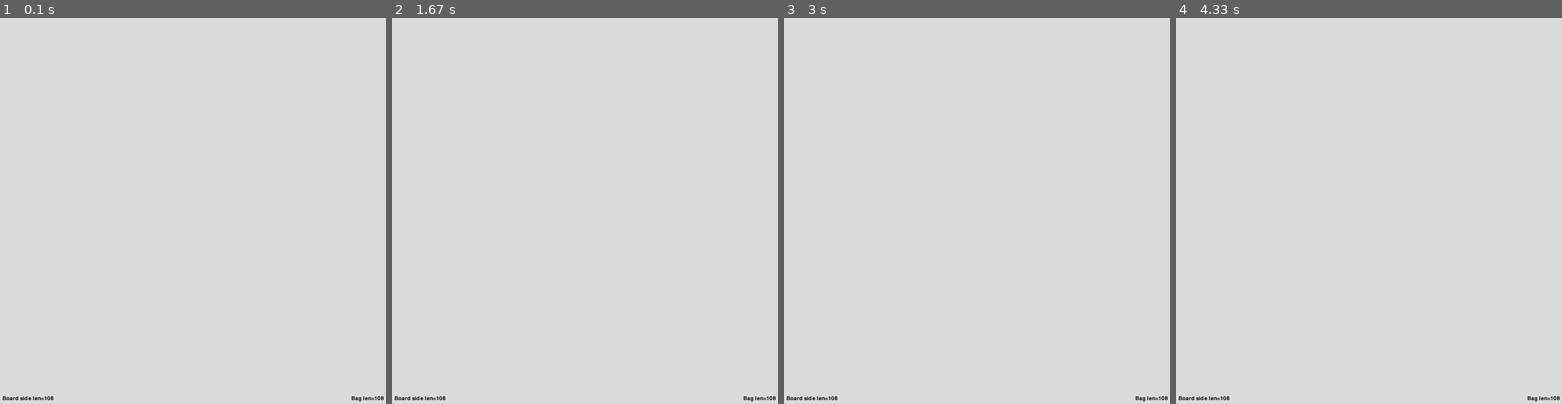
Above: before the commit, frames 1-4 (left to right).
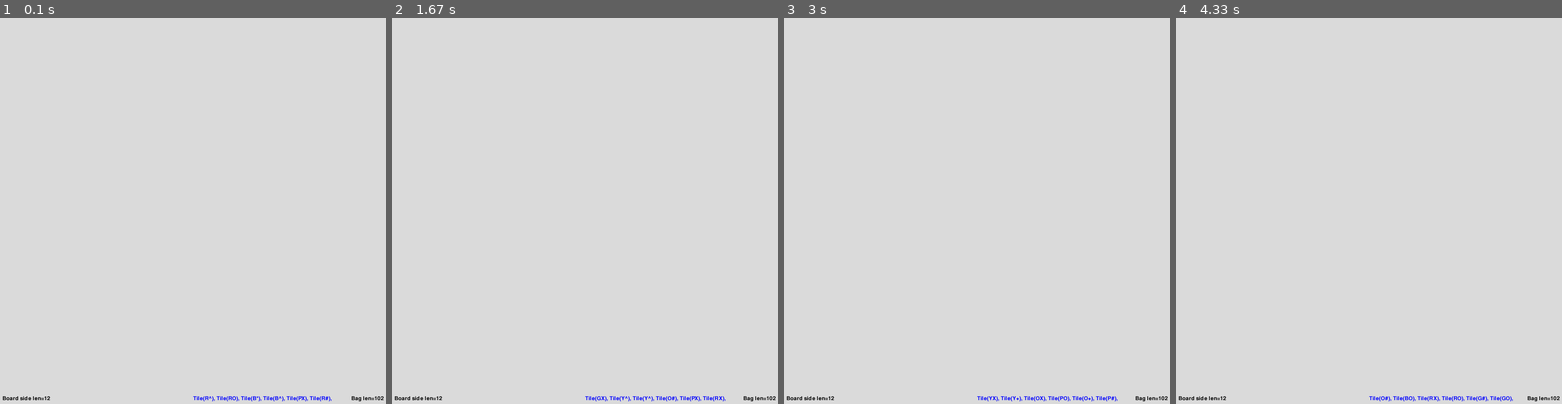
Above: after the commit, the same moments.

Repository: klmcwhirter/qwirkle
Game: pygame game, started from qwirkle/__main__.py
The game is run twice, just before and just after one commit, with the same random seed, the same clock (stepped at 60 frames per second) and the same inputs.
Inputs:
- Up to frame 1 (0.1 s): no input
- Up to frame 2 (1.67 s): tap Space at 0.33, 0.73, 1.03, 1.23, 1.57 s
- Up to frame 3 (3 s): tap Space at 1.87, 2.07, 2.37, 2.63, 2.97 s
- Up to frame 4 (4.33 s): tap Space at 3.27, 3.4, 3.8, 4.1 s

The runs differ from the first frame. In frame 1, 0.2% of the frame differs, in the area x 12-100%, y 98-100%; in frame 2, 0.2%; in frame 3, 0.2%; in frame 4, 0.2%.

Commit message:
Introduce Hand concept and HandDisplayAdapter

Diff:
--- a/qwirkle/config.py
+++ b/qwirkle/config.py
@@ -26,16 +26,27 @@
         {'name': 'blue',   'alias': 'blue',    'code': 'B'},
         {'name': 'purple', 'alias': 'purple',  'code': 'P'},
     ],
+    'hand': {
+        'tiles': 6,
+
+        'font_size': 32,
+        'font_color': 'blue',
+        'padx': 10,
+        'pady': 10,
+    },
     'screen': {
         'width': 1600,
         'height': 1600,
         'bg_color': 'gainsboro',
     },
     'tile': {
-        'color': 'gray',
-        'palette': {
-        },
-        'thickness': 10,
+        'border_color': 'gray',
+        'border_thickness': 3,
+
+        'font_size': 32,
+        'font_color': 'gray',
+        'padx': 10,
+        'pady': 10,
     },
     'title': 'Qwirkle for Two',
 }
--- a/qwirkle/gui/__init__.py
+++ b/qwirkle/gui/__init__.py
@@ -2,7 +2,7 @@
 
 from typing import Callable
 
-from .pygamece_adapter import pygame_ce_display_adapter
+from .pygame_ce.display_adapter import pygame_ce_display_adapter
 
 # point of extension later - at that point dynamically determine the DisplayAdapter to use
 type DisplayAdapter = Callable[[], None]
--- a/qwirkle/gui/pygamece_bag_adapter.py
+++ b/qwirkle/gui/pygame_ce/bag_adapter.py
@@ -24,7 +24,7 @@
         self.screen_width = self.bag.config['screen']['width']
         self.screen_height = self.bag.config['screen']['height']
 
-    def draw(self, screen: pg.Surface) -> None:
+    def draw(self, screen: pg.Surface, **_kwargs) -> None:
         surf = self.font.render(f'Bag len={len(self.bag)}', True, self.font_color)
         rect = surf.get_rect()
 
--- a/qwirkle/gui/pygamece_board_adapter.py
+++ b/qwirkle/gui/pygame_ce/board_adapter.py
@@ -6,6 +6,7 @@
 import pygame as pg
 
 from qwirkle.gui.component_display_adapter import ComponentDisplayAdapter
+from qwirkle.gui.pygame_ce.tile_adapter import pygame_ce_tile_adapter
 from qwirkle.logic.board import Board
 
 
@@ -13,6 +14,8 @@
     def __init__(self, board: Board) -> None:
         self.board = board
         logging.debug(f'Board side len={len(self.board)}')
+
+        self.tile_adapter = pygame_ce_tile_adapter(**self.board.config)
 
         board_config = self.board.config['board']
         self.font = pg.font.Font(None, board_config['font_size'])
@@ -24,13 +27,22 @@
         self.screen_width = self.board.config['screen']['width']
         self.screen_height = self.board.config['screen']['height']
 
-    def draw(self, screen: pg.Surface) -> None:
+    def draw_status(self, screen: pg.Surface, **_kwargs) -> None:
         surf = self.font.render(f'Board side len={len(self.board)}', True, self.font_color)
         rect = surf.get_rect()
 
         rect.bottomleft = (self.padx, self.screen_height - self.pady)
         screen.blit(surf, rect)
 
+    def draw_tiles(self, screen: pg.Surface, **_kwargs) -> None:
+        for row in self.board:
+            for tile in row:
+                self.tile_adapter.draw(screen, tile=tile)
+
+    def draw(self, screen: pg.Surface, **_kwargs) -> None:
+        # self.draw_tiles(screen)
+        self.draw_status(screen)
+
 
 def pygame_ce_board_adapter(board: Board) -> ComponentDisplayAdapter:
     return BoardDisplayAdapter(board=board)
--- a/qwirkle/gui/pygamece_adapter.py
+++ b/qwirkle/gui/pygame_ce/display_adapter.py
@@ -5,10 +5,11 @@
 
 import pygame as pg
 
-from qwirkle.gui.pygamece_bag_adapter import pygame_ce_bag_adapter
-from qwirkle.gui.pygamece_board_adapter import pygame_ce_board_adapter
+from qwirkle.gui.pygame_ce.bag_adapter import pygame_ce_bag_adapter
+from qwirkle.gui.pygame_ce.board_adapter import pygame_ce_board_adapter
+from qwirkle.gui.pygame_ce.hand_adapter import pygame_ce_hand_adapter
 from qwirkle.logic.board import Board
-from qwirkle.logic.models import Bag
+from qwirkle.logic.models import Bag, Hand
 
 # initialize pygame
 pg.init()
@@ -21,7 +22,7 @@
 
 class Game:
     def __init__(self) -> None:
-        from ..config import settings
+        from ...config import settings
 
         self.config = settings
         logging.debug(pformat(self.config, sort_dicts=False))
@@ -32,12 +33,6 @@
         self._set_window_title()
         self.screen = pg.display.set_mode((self.width, self.height))
 
-        self.bag = Bag(**self.config)
-        self.bag_adapter = pygame_ce_bag_adapter(self.bag)
-
-        self.board = Board(**self.config)
-        self.board_adapter = pygame_ce_board_adapter(self.bag)
-
     def _set_window_title(self, addon: str | None = None) -> None:
         msg = self.config['title'] if addon is None else f'{self.config['title']} - {addon}'
         pg.display.set_caption(msg)
@@ -47,13 +42,25 @@
         self.screen.fill(self.config['screen']['bg_color'])
         self.bag_adapter.draw(screen=self.screen)
         self.board_adapter.draw(screen=self.screen)
+        self.draw_hands(screen=self.screen)
+
+    def draw_hands(self, screen: pg.Surface, **_kwargs) -> None:
+        for hand in self.hands:
+            self.hand_adapter.draw(screen, hand=hand)
+
+    def reset(self) -> None:
+        self.bag = Bag(**self.config)
+        self.bag_adapter = pygame_ce_bag_adapter(self.bag)
+
+        self.board = Board(**self.config)
+        self.board_adapter = pygame_ce_board_adapter(self.board)
+
+        self.hands: list[Hand] = [Hand(game_bag=self.bag, **self.config)]
+        self.hand_adapter = pygame_ce_hand_adapter(**self.config)
 
     def run(self) -> None:
-        def reset():
-            ...
-
         try:
-            reset()
+            self.reset()
             clock = pg.time.Clock()
 
             running = True
@@ -78,10 +85,9 @@
 
                     else:  # have winner
                         if event.type == pg.KEYDOWN and event.key == pg.K_SPACE:
-                            reset()
+                            self.reset()
 
                 # RENDER YOUR GAME HERE
-                # self._board.update(self.screen, winner)
                 self.draw()
 
                 # flip() the display to put your work on screen
--- /dev/null
+++ b/qwirkle/gui/pygame_ce/hand_adapter.py
@@ -0,0 +1,38 @@
+'''Display Adapter for the Hand concept for pygame-ce'''
+
+
+import pygame as pg
+
+from qwirkle.gui.component_display_adapter import ComponentDisplayAdapter
+from qwirkle.logic.models import Hand
+
+
+class HandDisplayAdapter:
+    def __init__(self, **kwargs) -> None:
+        self.config = kwargs
+
+        hand_config = self.config['hand']
+        self.font = pg.font.Font(None, hand_config['font_size'])
+        self.font_color = hand_config['font_color']
+
+        self.padx = hand_config['padx']
+        self.pady = hand_config['pady']
+
+        self.screen_width = self.config['screen']['width']
+        self.screen_height = self.config['screen']['height']
+
+    def draw(self, screen: pg.Surface, **kwargs) -> None:
+        hand: Hand = kwargs['hand']
+        x_offset = 0
+        for tile in hand:
+            surf = self.font.render(f'Tile({tile}), ', True, self.font_color)
+            rect = surf.get_rect()
+
+            rect.bottomleft = (self.screen_width // 2 + x_offset, self.screen_height - self.pady)
+            screen.blit(surf, rect)
+
+            x_offset += rect.width
+
+
+def pygame_ce_hand_adapter(**kwargs) -> ComponentDisplayAdapter:
+    return HandDisplayAdapter(**kwargs)
--- /dev/null
+++ b/qwirkle/gui/pygame_ce/tile_adapter.py
@@ -0,0 +1,37 @@
+'''Display Adapter for the Tile concept for pygame-ce'''
+
+
+import logging
+from pprint import pformat
+
+import pygame as pg
+
+from qwirkle.gui.component_display_adapter import ComponentDisplayAdapter
+from qwirkle.logic.models import Tile
+
+
+class TileDisplayAdapter:
+    def __init__(self, **kwargs) -> None:
+        self.config = kwargs
+
+        tile_config = self.config['tile']
+        self.font = pg.font.Font(None, tile_config['font_size'])
+        self.font_color = tile_config['font_color']
+
+        self.padx = tile_config['padx']
+        self.pady = tile_config['pady']
+
+        self.screen_width = self.config['screen']['width']
+        self.screen_height = self.config['screen']['height']
+
+    def draw(self, screen: pg.Surface, **kwargs) -> None:
+        tile: Tile = kwargs['tile']
+        surf = self.font.render(f'Tile({tile})', True, self.font_color)
+        rect = surf.get_rect()
+
+        rect.bottomleft = (self.screen_width // 2, self.screen_height - self.pady)
+        screen.blit(surf, rect)
+
+
+def pygame_ce_tile_adapter(**kwargs) -> ComponentDisplayAdapter:
+    return TileDisplayAdapter(**kwargs)
--- a/qwirkle/logic/models.py
+++ b/qwirkle/logic/models.py
@@ -92,3 +92,19 @@
 
     def shuffle(self) -> None:
         random.shuffle(self)
+
+
+class Hand(list[Tile]):
+    def __init__(self, game_bag: Bag, **kwargs) -> None:
+        super().__init__()
+
+        self.config = kwargs  # also used in adapter
+        self.num_tiles = kwargs['hand']['tiles']
+
+        self.bag = game_bag
+
+        self.reset()
+
+    def reset(self) -> None:
+        for _ in range(self.num_tiles):
+            self.append(self.bag.pop())
--- a/qwirkle/logic/test_models.py
+++ b/qwirkle/logic/test_models.py
@@ -6,7 +6,7 @@
 
 import pytest
 
-from qwirkle.logic.models import Bag, colors, shapes
+from qwirkle.logic.models import Bag, Hand, colors, shapes
 
 
 @pytest.mark.parametrize(
@@ -65,7 +65,7 @@
     assert expected == len(bag)
 
 
-def test_shuffle_randomizes_bag():
+def test_bag_shuffle_randomizes_bag():
     random.seed(math.pi)
 
     bag = Bag(shuffle=False)
@@ -82,3 +82,23 @@
     tiles_for_first_shape = bag[:num_tiles_for_first_shape]
 
     assert not all(t.shape != first_shape for t in tiles_for_first_shape)
+
+
+def test_hand_initializes_per_config(app_config) -> None:
+    bag = Bag(shuffle=False)
+
+    hand = Hand(game_bag=bag, **app_config)
+
+    expected_num_tiles = app_config['hand']['tiles']
+    assert expected_num_tiles == len(hand)
+
+
+def test_hand_init_reduces_bag_size(app_config) -> None:
+    bag = Bag(shuffle=False)
+    bag_size = len(bag)
+
+    _ = Hand(game_bag=bag, **app_config)
+
+    expected_num_tiles = app_config['hand']['tiles']
+
+    assert (bag_size - expected_num_tiles) == len(bag)
Empty file added: qwirkle/gui/pygame_ce/__init__.py
